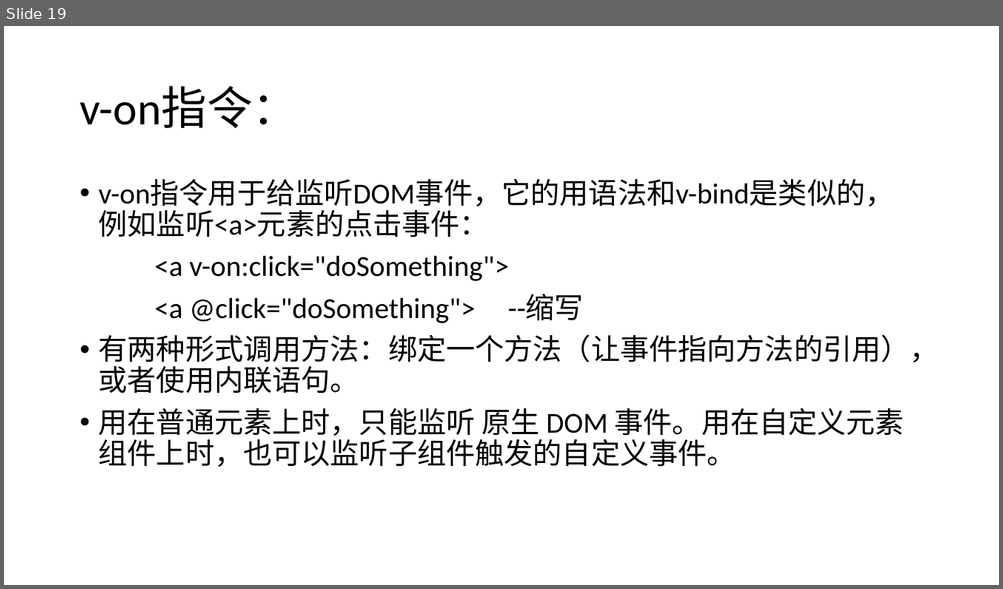
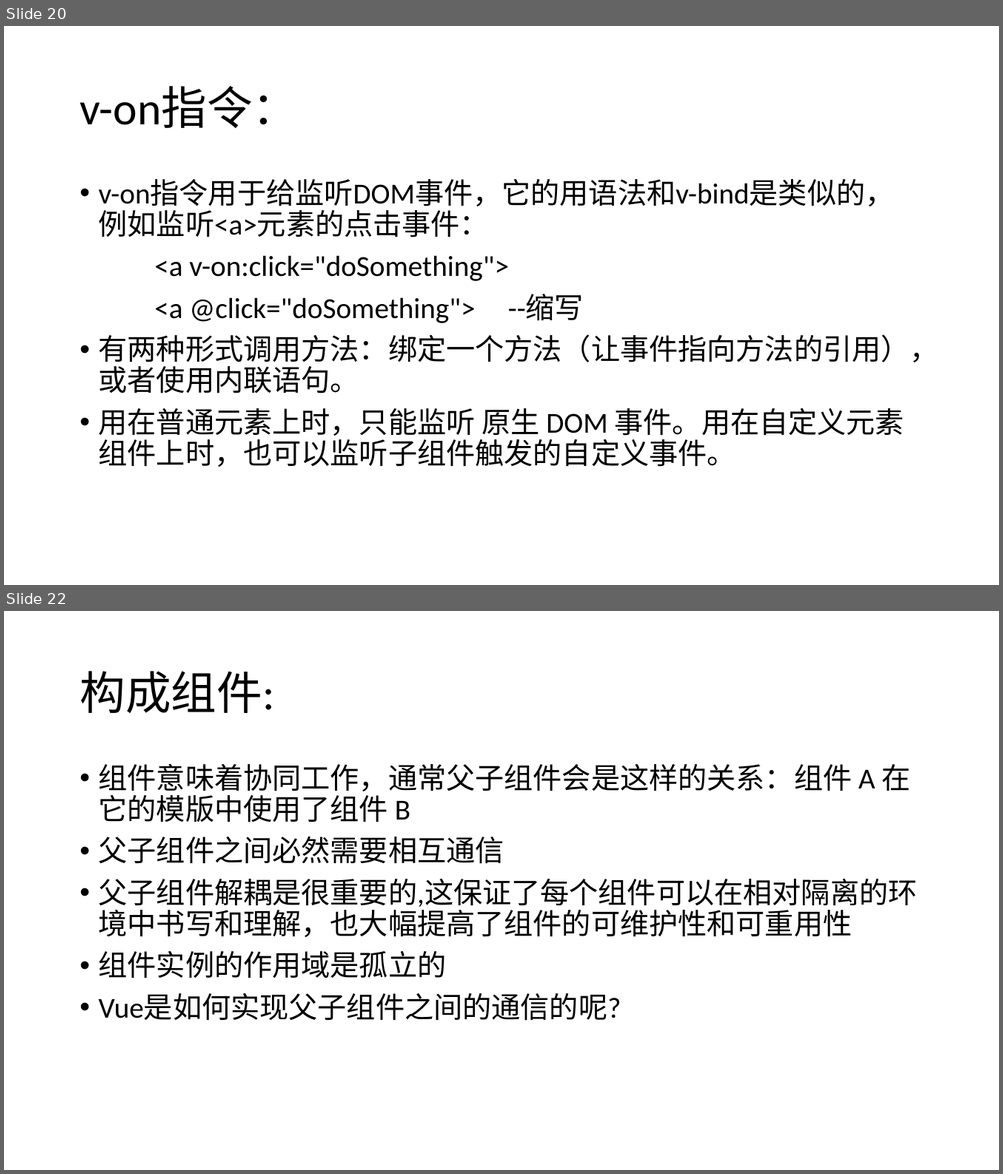
Before and after one commit to YSMJ1994/study, a slide deck: study_Vue/学习Vue.pptx. Shown one above the other, each under a label of ours: slide 19 before the commit, slides 20 and 22 after it; the slides between them are not shown. The pictures are 1003x589 and 1003x1174 pixels, drawn with LibreOffice and Linux fonts; fonts in the diff are those of the drawing. Boxes give left, top, right and bottom in pixels: in the first picture for what was removed or moved away, otherwise in the second. Text is boxed around its words. In the diff, an @@ line names an element or a change of style, - is before the commit and + after.

```diff
--- a/study_Vue/学习Vue.pptx
+++ b/study_Vue/学习Vue.pptx
@@ slide 22 added at (4, 611, 999, 1170), background #FFFFFF @@
@@ title added at (79, 671, 274, 713), 44 pt, text #000000 @@
+构成组件:
@@ text added at (99, 764, 917, 1021), 28 pt, text #000000 @@
+• 组件意味着协同工作，通常父子组件会是这样的关系：组件 A 在它的模版中使用了组件 B
+• 父子组件之间必然需要相互通信
+• 父子组件解耦是很重要的,这保证了每个组件可以在相对隔离的环境中书写和理解，也大幅提高了组件的可维护性和可重用性
+• 组件实例的作用域是孤立的
+• Vue是如何实现父子组件之间的通信的呢?
@@ what was slide 19 is now slide 20 @@
```
Also in this commit, not shown: 1 slide changed, 4 other slides added, 1 slide removed, 8 other files.
